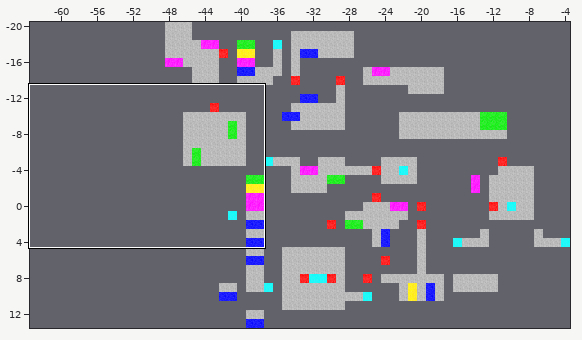
Two states of a Tiled map, tiled/luanti_sokoblox_map.tmx. The first picture is a wide view before the edit; the outline marks the close-up.
Close-up. First the earlier version:
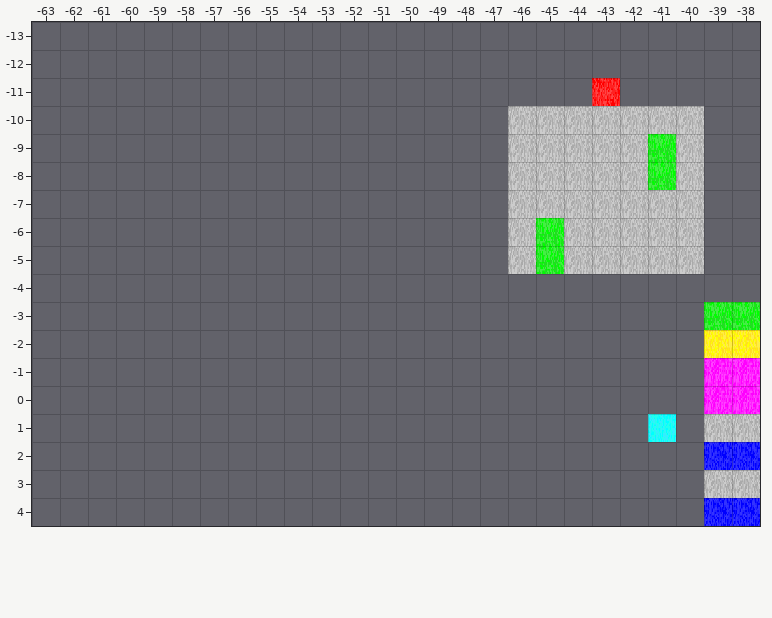
Cells are 32x32 px. Shown: x -63..-38, y -13..4.
Once edited:
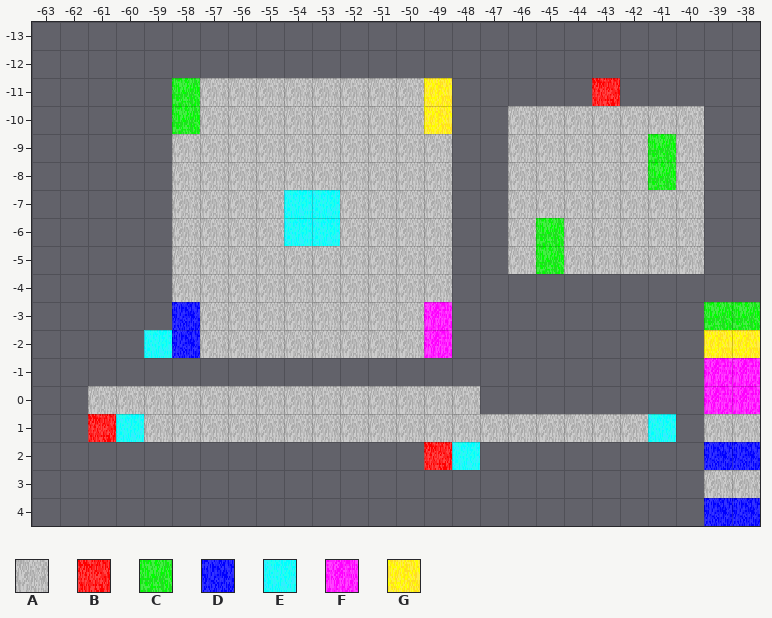
Key: from "sokoblox_luanti": A 0 "sokoblox_stone", B 7 "sokoblox_red", C 8 "sokoblox_green", D 9 "sokoblox_blue", E 10 "sokoblox_cyan", F 11 "sokoblox_magenta", G 12 "sokoblox_yellow".
_ is an empty cell, . an unchanged one.
Difference:
--- layer "Tile Layer 1"
@@ x -59..-49 @@
--11 .__________
--10 .__________
- -9 .__________
- -8 .__________
- -7 .__________
- -6 .__________
- -5 .__________
- -4 .__________
- -3 .__________
- -2 ___________
+-11 .CAAAAAAAAG
+-10 .CAAAAAAAAG
+ -9 .AAAAAAAAAA
+ -8 .AAAAAAAAAA
+ -7 .AAAAEEAAAA
+ -6 .AAAAEEAAAA
+ -5 .AAAAAAAAAA
+ -4 .AAAAAAAAAA
+ -3 .DAAAAAAAAF
+ -2 EDAAAAAAAAF
@@ x -61..-42 @@
-  0 ______________......
-  1 ____________________
-  2 ............__......
+  0 AAAAAAAAAAAAAA......
+  1 BEAAAAAAAAAAAAAAAAAA
+  2 ............BE......
Pixel boxes of the changes (left, top, right, bottom) in both close-ups:
added: (144, 78, 452, 358)
added: (88, 386, 648, 470)
